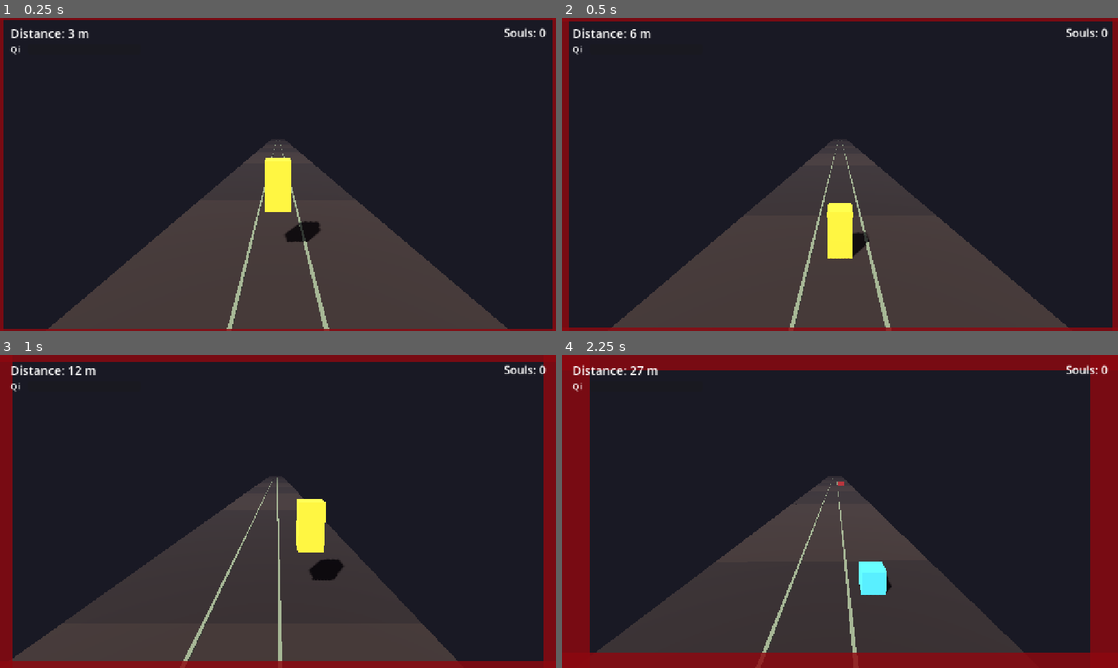
Above: before the commit, frames 1-4 (two rows, left to right).
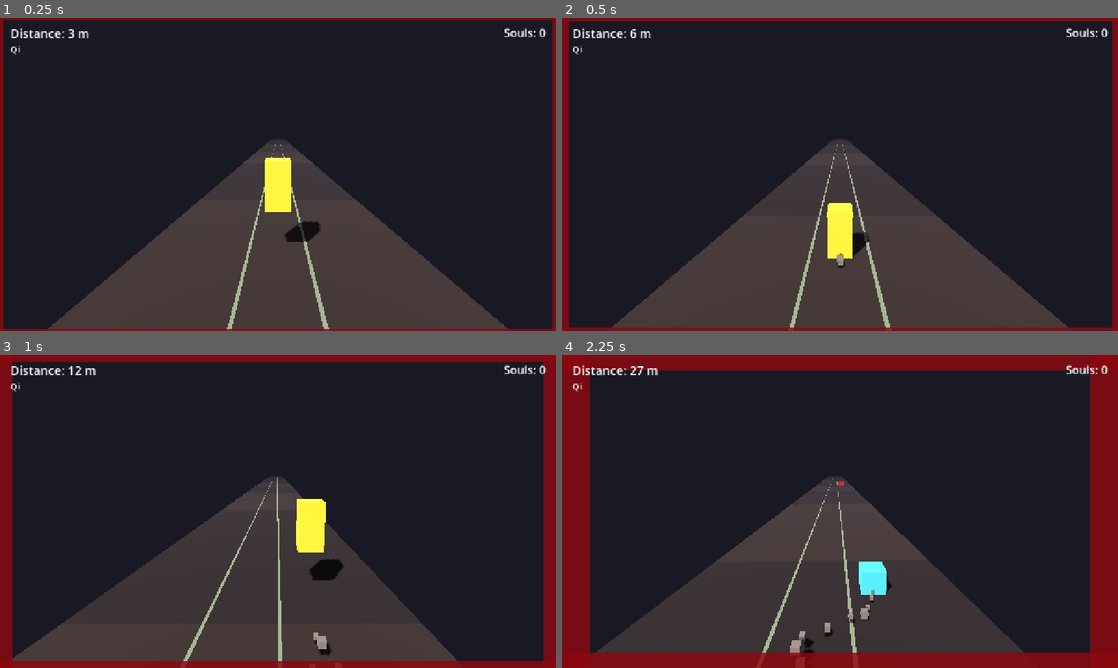
Above: after the commit, the same moments.

Repository: DanielEleojo/tribulation
Game: Godot game, scene res://scenes/game.tscn
Two runs of this game, one before a commit and one after it. Both use one fixed random seed, a clock stepped at 60 frames per second and the inputs below.
Inputs (mouse positions are in pixels of both pictures, inside the frame that each line leads up to):
- Up to frame 1 (0.25 s): no input
- Up to frame 2 (0.5 s): no input
- Up to frame 3 (1 s): tap Enter (restart) at 0.5 s; move the mouse to (400, 495) at 0.52 s; hold Right (move_right) from 0.53 s (still down); tap F (slash) at 0.6 s; click (400, 495) at 0.67 s; tap Space (jump) at 0.77 s
- Up to frame 4 (2.25 s): move the mouse to (728, 527) at 1.27 s; release Right (move_right) at 1.28 s; hold Left (move_left) 1.28-2.03 s; tap F (slash) at 1.35 s; tap Space (jump) at 1.52 s; move the mouse to (895, 442) at 2.02 s; hold Right (move_right) from 2.03 s (still down); tap Down (slide) at 2.1 s

Frame 1 is identical in both runs. In frame 2, less than 0.1% of the frame differs, in the area x 49-51%, y 75-80%; in frame 3, 0.1%; in frame 4, 0.3%, in the area x 41-57%, y 75-96%.

Commit message:
Phase 3.2: particle VFX (slash spark, death puff, run dust)

Diff:
--- a/scripts/player.gd
+++ b/scripts/player.gd
@@ -48,6 +48,7 @@
 var _col: CollisionShape3D
 var _shape: BoxShape3D
 var _mat: StandardMaterial3D
+var _dust: CPUParticles3D
 
 func _ready() -> void:
 	add_to_group("player")
@@ -79,6 +80,29 @@
 	add_child(_col)
 
 	_set_height(STAND_HEIGHT, STAND_COLOR)
+	_build_dust()
+
+## Continuous footstep dust kicked up behind the runner (world-space trail).
+func _build_dust() -> void:
+	_dust = CPUParticles3D.new()
+	_dust.amount = 20
+	_dust.lifetime = 0.6
+	_dust.local_coords = false          # leave dust behind in the world as we move
+	_dust.direction = Vector3(0.0, 1.0, 1.0)   # up and slightly backward (+Z)
+	_dust.spread = 40.0
+	_dust.initial_velocity_min = 1.0
+	_dust.initial_velocity_max = 2.5
+	_dust.gravity = Vector3(0.0, -3.0, 0.0)
+	_dust.scale_amount_min = 0.1
+	_dust.scale_amount_max = 0.25
+	var bm := BoxMesh.new()
+	bm.size = Vector3.ONE
+	var mat := StandardMaterial3D.new()
+	mat.albedo_color = Color(0.5, 0.45, 0.4)
+	bm.material = mat
+	_dust.mesh = bm
+	_dust.position = Vector3(0.0, 0.1, 0.3)
+	add_child(_dust)
 
 func _physics_process(delta: float) -> void:
 	if _dead:
@@ -101,6 +125,8 @@
 		_slash_cd -= delta
 
 	var grounded := is_on_floor()
+	if _dust != null:
+		_dust.emitting = grounded   # only kick up dust while running on the ground
 	# A queued fast-fall slide fires the moment we touch down.
 	if grounded and not _was_on_floor and _pending_slide:
 		_pending_slide = false
@@ -184,6 +210,7 @@
 		var ahead: float = global_position.z - e.global_position.z  # >0 means enemy is in front
 		var lateral: float = absf(e.global_position.x - global_position.x)
 		if ahead >= -1.0 and ahead <= slash_range and lateral <= SLASH_LANE_TOL:
+			_spawn_burst(e.global_position + Vector3(0.0, 1.0, 0.0), Color(0.85, 0.15, 0.18), 14, 5.0, 0.5, 0.18)
 			e.queue_free()
 			killed += 1
 	if killed > 0:
@@ -207,6 +234,38 @@
 	fx.position = Vector3(0.0, 1.0, -2.2)
 	add_child(fx)
 	get_tree().create_timer(0.12).timeout.connect(fx.queue_free)
+	# A quick spark burst in front to punch up the slash.
+	_spawn_burst(global_position + Vector3(0.0, 1.0, -2.2), Color(0.85, 0.95, 1.0), 10, 6.0, 0.3, 0.12)
+
+## One-shot particle burst in world space (auto-frees).
+func _spawn_burst(world_pos: Vector3, color: Color, count: int, speed: float, life: float, psize: float) -> void:
+	var p := CPUParticles3D.new()
+	p.one_shot = true
+	p.emitting = true
+	p.amount = count
+	p.lifetime = life
+	p.explosiveness = 1.0
+	p.spread = 55.0
+	p.direction = Vector3(0.0, 1.0, 0.0)
+	p.initial_velocity_min = speed * 0.4
+	p.initial_velocity_max = speed
+	p.gravity = Vector3(0.0, -12.0, 0.0)
+	p.scale_amount_min = psize * 0.6
+	p.scale_amount_max = psize
+	var bm := BoxMesh.new()
+	bm.size = Vector3.ONE
+	var mat := StandardMaterial3D.new()
+	mat.albedo_color = color
+	mat.emission_enabled = true
+	mat.emission = color
+	bm.material = mat
+	p.mesh = bm
+	var host := get_parent()
+	if host == null:
+		host = self
+	host.add_child(p)
+	p.global_position = world_pos
+	get_tree().create_timer(life + 0.3).timeout.connect(p.queue_free)
 
 ## Called by the game coordinator when the player dies.
 func on_death() -> void:
Not shown, changed: devlog.txt
